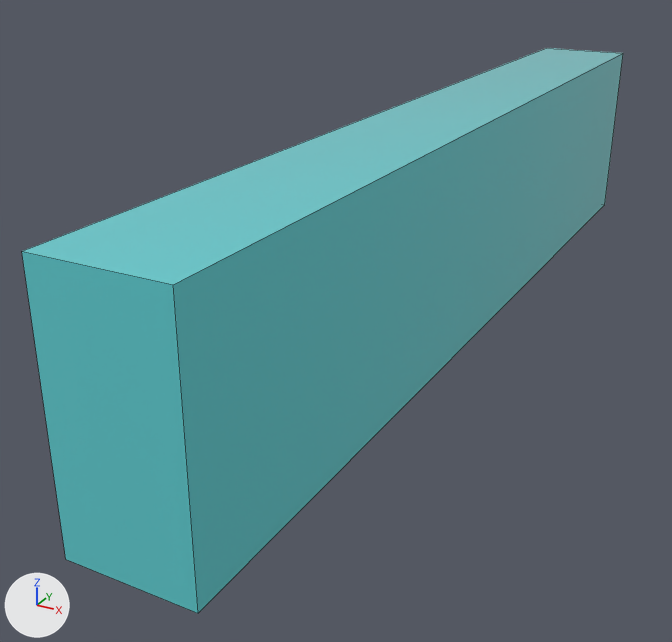
The OBJ model Resources/ground/ground.obj as it was, and as the next commit left it.
The view is the same before and after, from a camera (50 mm lens) standing at (32.0, -78.9, 26.4) and looking at (-6.8, -8.2, -8.9). The axes (+X, +Y, +Z) are drawn at lower left. The lights are the same throughout. Mesh edges are drawn as thin lines. Where no turn or scale is listed for an object, it has been applied to the vertices.

Objects in the first picture: '立方体'.
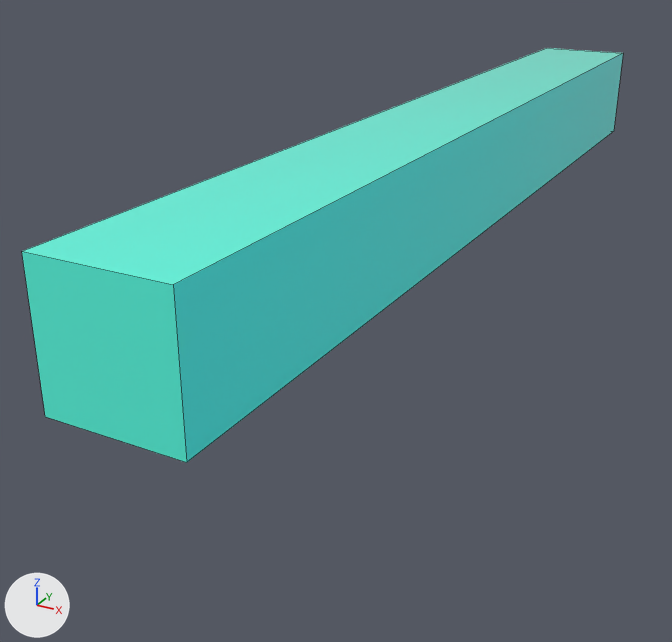
Where the change shows, as pixel boxes [x1, y1, x2, y2] in the pictures (672 x 642 px; the box of a moved part takes in the faces that stretch with it):
'立方体', surface changed, mesh rescaled (27% shorter)
    before: [22, 48, 623, 613]
    after: [22, 48, 623, 462]
part 1 of me_立方体, moved or reshaped
    before: [22, 53, 623, 613]
    after: [22, 53, 623, 462]

The change, as a list of edits to the scene's bpy script:
```text
Add img_ground_hp_100_png:
    img_ground_hp_100_png = load_image('ground_Hp_100.png', 'ground_Hp_100.png', 1024, 1024, 'sRGB')
Change mat_material_002:
    mat_material_002.texture: img_groundcolor1x1_png -> img_ground_hp_100_png
Change me_立方体:
    where me_立方体.from_pydata(...)  # 8 vertices, 6 faces; spans x -5.0..5.0, y -46.0..46.0, z -10.0..10.0
    used by ob_立方体; location = (0.0, 0.0, 0.0)
    me_立方体 part 1: the whole mesh is scaled about its middle by (1, 1, 0.5), then moved by (0.0, 0.0, 5.0)
```
